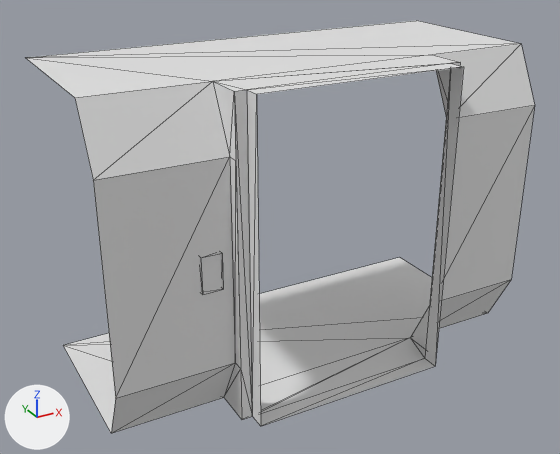
What one commit did to the FBX model Assets/Models/ShipInteriorComponents/straight_hall_doorway.FBX.
Before and after are seen from a 50 mm camera at (-11.25, -6.59, 4.03) aimed at (-8.16, -0.98, 1.23). The lights are fixed; the arrows at lower left show +X, +Y and +Z. Mesh edges are drawn as thin lines. Where no turn or scale is listed for an object, it has been applied to the vertices.

Objects in the first picture: 'straight_hallway_half001'.
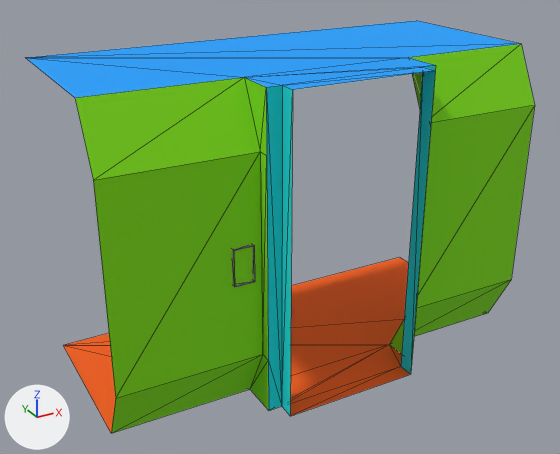
Changed parts and their boxes (x1, y1, x2, y2) in the pictures (560 x 454 px; the box of a moved part takes in the faces that stretch with it):
'straight_hallway_half001', reshaped, recoloured (grey to green)
    both: (26, 21, 535, 433)
part 1 of me_mesh, moved or reshaped
    before: (200, 252, 223, 295)
    after: (233, 245, 255, 287)
part 2 of me_mesh, moved or reshaped
    before: (220, 62, 464, 366)
    after: (257, 65, 436, 374)
part 3 of me_mesh, moved or reshaped
    before: (33, 44, 535, 350)
    after: (33, 44, 535, 354)
part 4 of me_mesh, moved or reshaped
    before: (26, 55, 458, 433)
    after: (26, 57, 433, 433)
part 5 of me_mesh, moved or reshaped
    before: (214, 63, 462, 426)
    after: (244, 67, 435, 416)
part 6 of me_mesh, recoloured (white to blue)
    both: (28, 21, 520, 58)
part 7 of me_mesh, recoloured
    both: (66, 258, 408, 345)

The change, as a diff of the scene's bpy script:
```diff
--- a/Assets/Models/ShipInteriorComponents/straight_hall_doorway.FBX.py
+++ b/Assets/Models/ShipInteriorComponents/straight_hall_doorway.FBX.py
@@ mat_03___default @@
+mat_03___default = principled_material('03 - Default')
+mat_03___default.base_color = (0.0, 0.353, 1.0)  # blue #00a0ff
+mat_03___default.roughness = 0.859
@@ mat_07___default @@
+mat_07___default = principled_material('07 - Default')
+mat_07___default.base_color = (0.447, 0.0, 1.0)  # purple #b200ff
+mat_07___default.roughness = 0.859
@@ mat_08___default @@
+mat_08___default = principled_material('08 - Default')
+mat_08___default.base_color = (0.0, 0.702, 0.729)  # cyan #00dade
+mat_08___default.roughness = 0.859
@@ mat_01___default @@
+mat_01___default = principled_material('01 - Default')
+mat_01___default.base_color = (0.208, 0.729, 0.0)  # green #7ede00
+mat_01___default.roughness = 0.859
@@ mat_02___default @@
+mat_02___default = principled_material('02 - Default')
+mat_02___default.base_color = (1.0, 0.118, 0.0)  # orange #ff6000
+mat_02___default.roughness = 0.859
@@ me_mesh @@
 me_mesh.from_pydata(...)  # 44 vertices, 66 faces; spans x -2.0..2.0, y -2.0..0.0, z 0.0..2.75
 # used by ob_straight_hallway_half001; location = (-8.0, 0.0, 0.0)
+# me_mesh part 1: the loose piece of 8 vertices spanning x -1.26..-1.09, y -1.77..-1.73, z 1.2..1.51 is moved by (0.27, 0.0, 0.0)
+# me_mesh part 2: all 4 vertices in x 0.9, y -2.0..-1.85, z 0.0..2.75 are moved by (-0.28, 0.0, 0.0)
+# me_mesh part 3: all 8 vertices in x 1.0, y -1.85..-1.5, z 0.0..2.75 are moved by (-0.25, 0.0, 0.0)
+# me_mesh part 4: all 8 vertices in x -1.0, y -1.85..-1.5, z 0.0..2.75 are moved by (0.25, 0.0, 0.0)
+# me_mesh part 5: all 4 vertices in x -0.9, y -2.0..-1.85, z 0.0..2.75 are moved by (0.28, 0.0, 0.0)
+# me_mesh part 6: all 10 faces centred in x -1.67..0.67, y -1.95..-0.5, z 2.75 switch from no material to mat_03___default (blue #00a0ff)
+# me_mesh part 7: all 10 faces centred in x -1.67..0.97, y -1.95..-0.5, z 0.0 switch from no material to mat_02___default (orange #ff6000)
+me_mesh.materials.append(mat_01___default)  # green #7ede00
+me_mesh.materials.append(mat_07___default)  # purple #b200ff
+me_mesh.materials.append(mat_08___default)  # cyan #00dade
```
